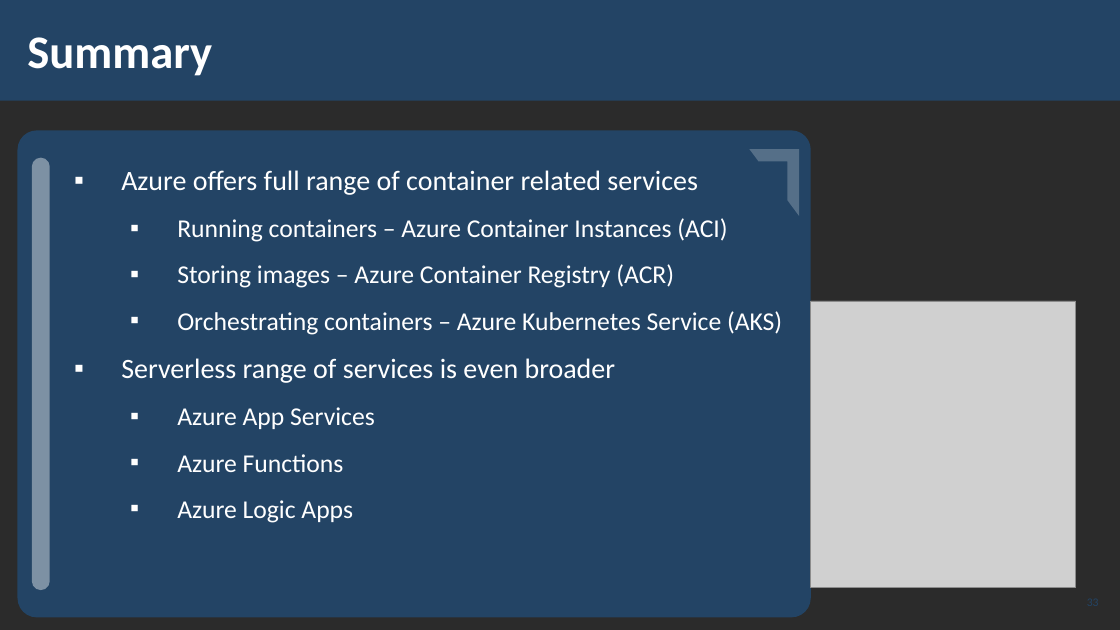
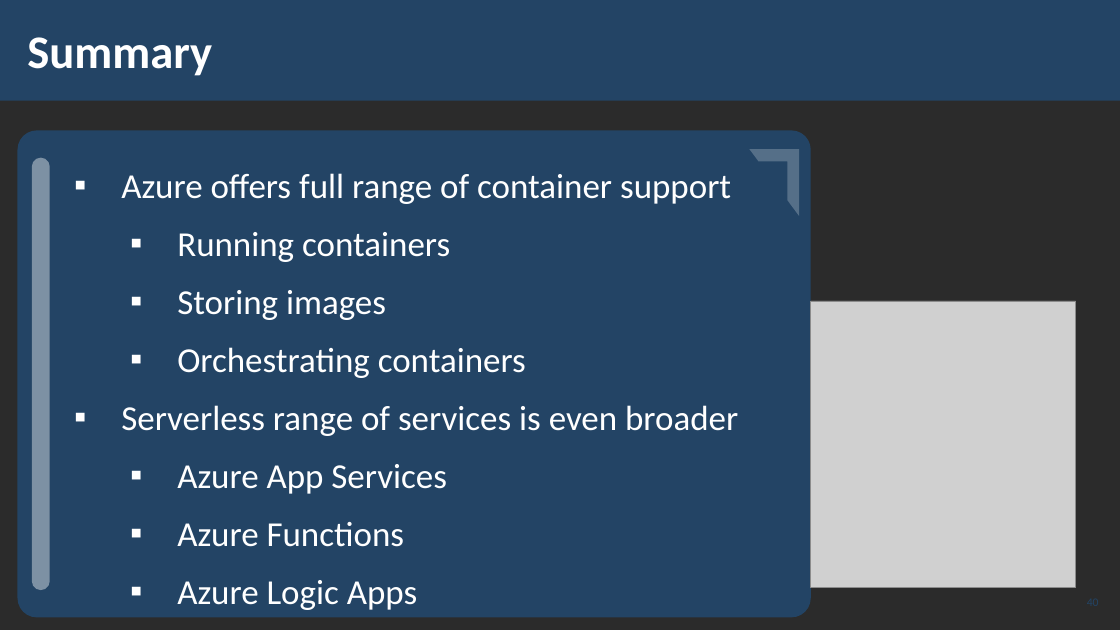
Before and after one commit to pirocorp/Azure, a slide deck: slide 40 of 04. AZURE FOR DEVELOPERS/M4-Slides-Azure-for-Developers.pptx (slide 33 before the commit). Drawn at 1120x630 pixels with LibreOffice and Linux fonts; fonts in the diff are those of the drawing; grey boxes stand for pictures; background and template pictures are left out; a plain dark background stands for a picture behind light text. Boxes give left, top, right and bottom in pixels: in the first picture for what was removed or moved away, otherwise in the second. Text is boxed around its words. In the diff, an @@ line names an element or a change of style, - is before the commit and + after.

```diff
--- a/04. AZURE FOR DEVELOPERS/M4-Slides-Azure-for-Developers.pptx
+++ b/04. AZURE FOR DEVELOPERS/M4-Slides-Azure-for-Developers.pptx
@@ text at [121,173,731,378]: text changed; size 22 to 30 pt @@
-▪ Azure offers full range of container related services
-  ▪ Running containers – Azure Container Instances (ACI)
-  ▪ Storing images – Azure Container Registry (ACR)
-  ▪ Orchestrating containers – Azure Kubernetes Service (AKS)
+▪ Azure offers full range of container support
+  ▪ Running containers
+  ▪ Storing images
+  ▪ Orchestrating containers
@@ text at [121,405,738,610]: size 24 to 30 pt in "Serverless range of services is even broader"; size 22 to 30 pt in "Azure App Services", "Azure Functions", "Azure Logic Apps" @@
@@ page number at [1063,588,1102,617]: text changed @@
-33
+40
```
Also in this commit, not shown: 26 other slides changed, 8 slides added, 1 slide removed, 2 other files.
